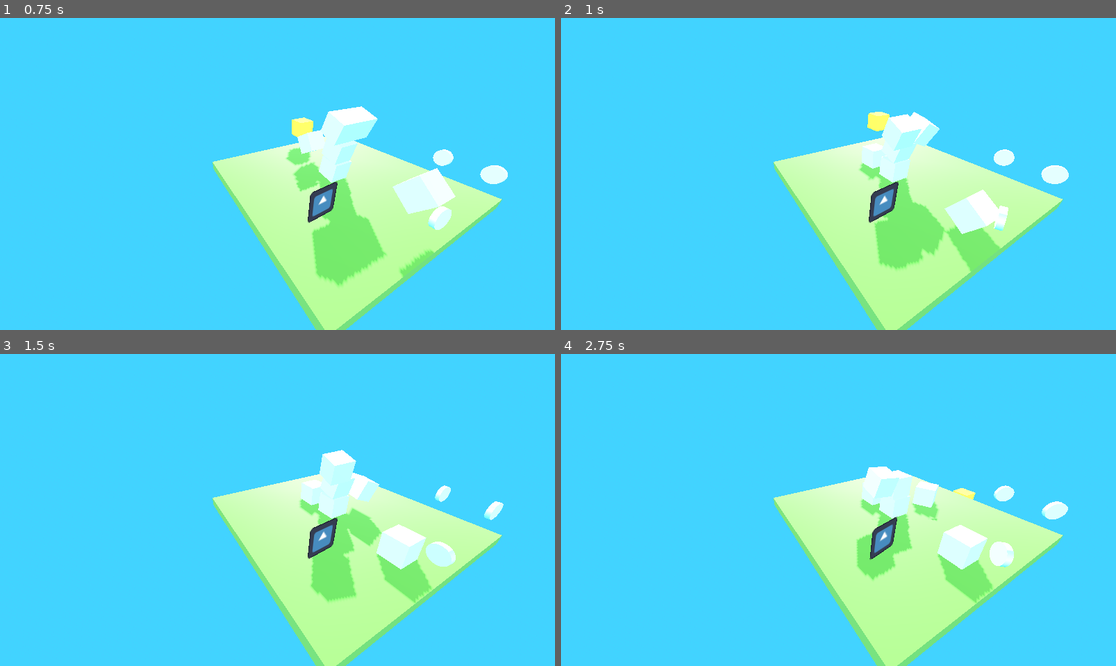
Above: before the commit, frames 1-4 (two rows, left to right).
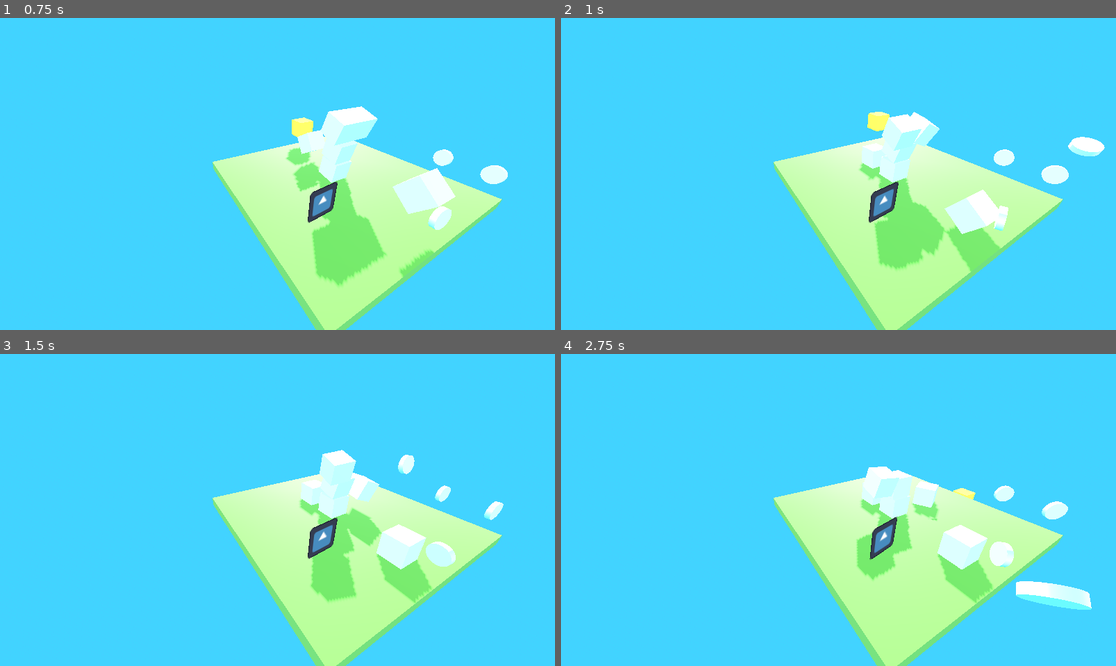
Above: after the commit, the same moments.

Repository: anaktas24/Godot-3D
Game: Godot game, scene res://level1.tscn
The game is run twice, just before and just after one commit, with the same random seed, the same clock (stepped at 60 frames per second) and the same inputs. The engine's default icon, where the game draws it, is replaced by a stand-in: a white triangle on a blue panel in a dark square.
Inputs:
- Up to frame 1 (0.75 s): tap Enter (ui_accept) at 0.5 s; hold Right (ui_right) from 0.53 s (still down)
- Up to frame 2 (1 s): keep holding Right (ui_right); tap Enter (ui_accept) at 0.77 s
- Up to frame 3 (1.5 s): release Right (ui_right) at 1.28 s; hold Down (ui_down) from 1.28 s (still down)
- Up to frame 4 (2.75 s): tap Enter (ui_accept) at 1.52 s; release Down (ui_down) at 2.03 s; hold Right (ui_right) from 2.03 s (still down)

Frame 1 is identical in both runs. In frame 2, 0.3% of the frame differs, in the area x 91-98%, y 38-45%; in frame 3, 0.1%; in frame 4, 0.9%, in the area x 81-96%, y 72-82%.

Commit message:
Update level1.tscn

Diff:
--- a/level1.tscn
+++ b/level1.tscn
@@ -93,3 +93,6 @@
 
 [node name="Coin3" parent="." instance=ExtResource("5_b6ubc")]
 transform = Transform3D(0.129682, -0.986453, 0.100457, 0.0235629, 0.10435, 0.994261, -0.991275, -0.126571, 0.036776, -1.63568, 1.88004, 4.97453)
+
+[node name="Coin3" parent="Coin3" instance=ExtResource("5_b6ubc")]
+transform = Transform3D(0.129682, -0.986453, 0.100457, 0.0235629, 0.10435, 0.994261, -0.991275, -0.126571, 0.036776, -2.4193, 1.407, 1.34101)
